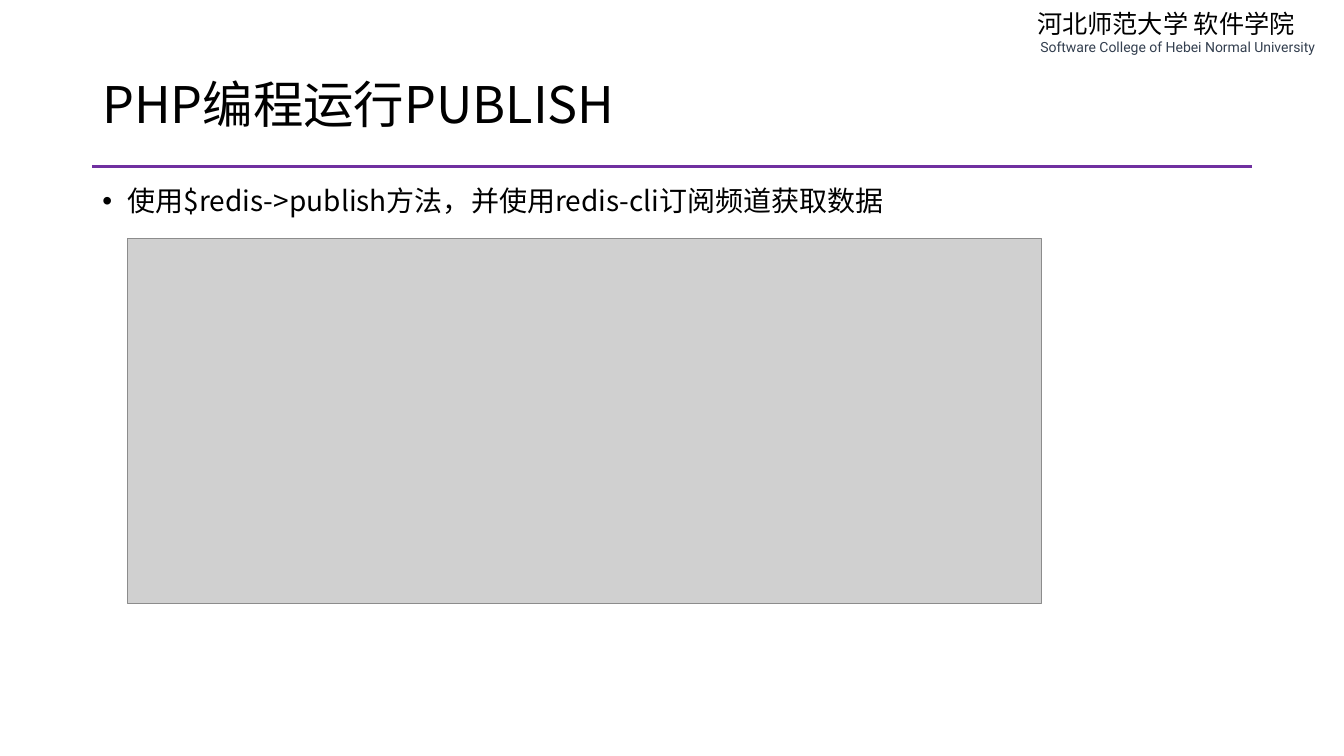
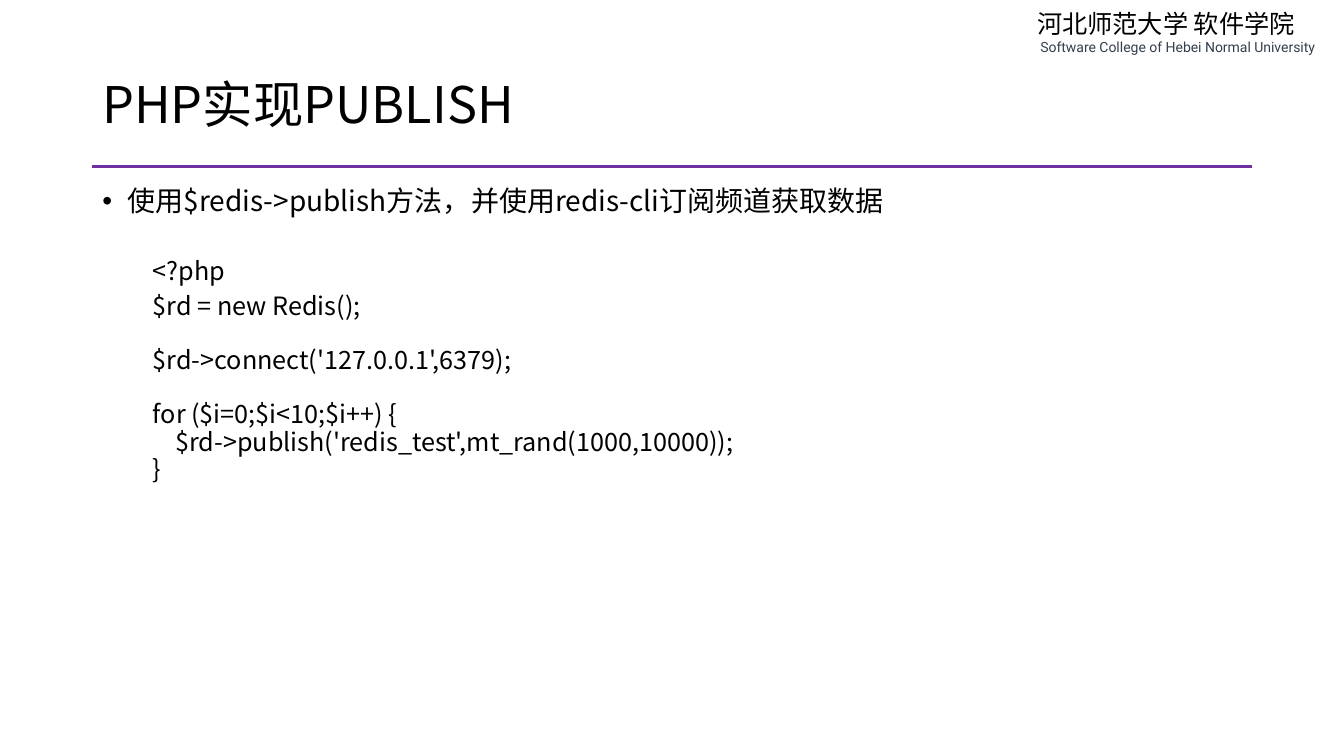
Before and after one commit to edu2act/course-php-serverside-development-on-linux, a slide deck: slide 20 of materials/slides/ch07-message-queue.pptx. Drawn at 1344x756 pixels with LibreOffice and Linux fonts; fonts in the diff are those of the drawing; grey boxes stand for pictures. Boxes give left, top, right and bottom in pixels: in the first picture for what was removed or moved away, otherwise in the second. Text is boxed around its words. In the diff, an @@ line names an element or a change of style, - is before the commit and + after.

```diff
--- a/materials/slides/ch07-message-queue.pptx
+++ b/materials/slides/ch07-message-queue.pptx
@@ title at <box>102,80,513,127</box>: text changed @@
-PHP编程运行PUBLISH
+PHP实现PUBLISH
@@ picture removed at <box>128,239,1043,604</box> @@
@@ text at <box>153,260,733,457</box>: paragraphs added @@
+  <?php
+  $rd = new Redis();
+  $rd->connect('127.0.0.1',6379);
+  for ($i=0;$i<10;$i++) {
+  $rd->publish('redis_test',mt_rand(1000,10000));
+  }
```
Also in this commit, not shown: 6 other slides changed, 2 slides added, 1 slide removed, 3 other files.
